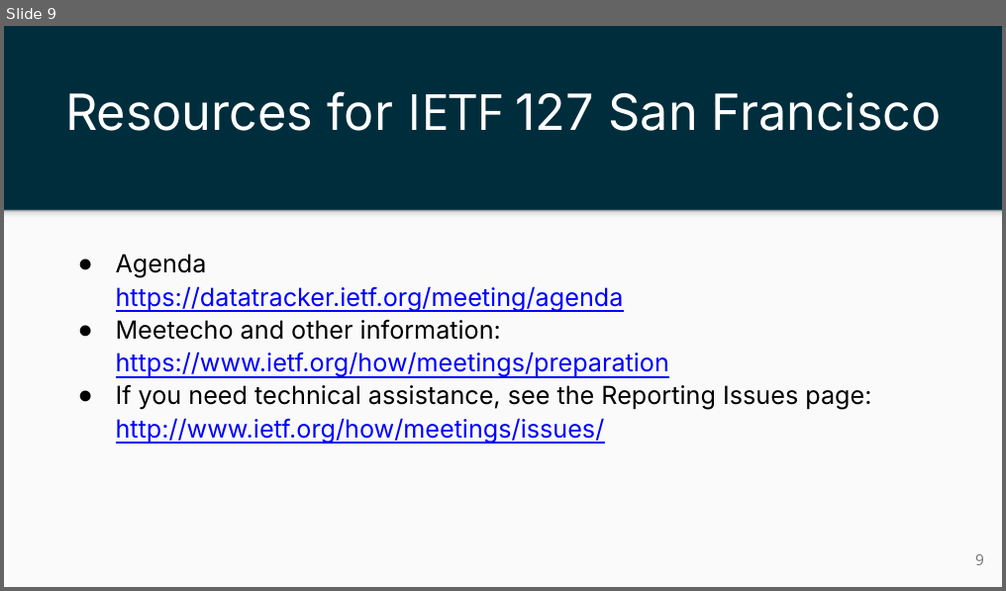
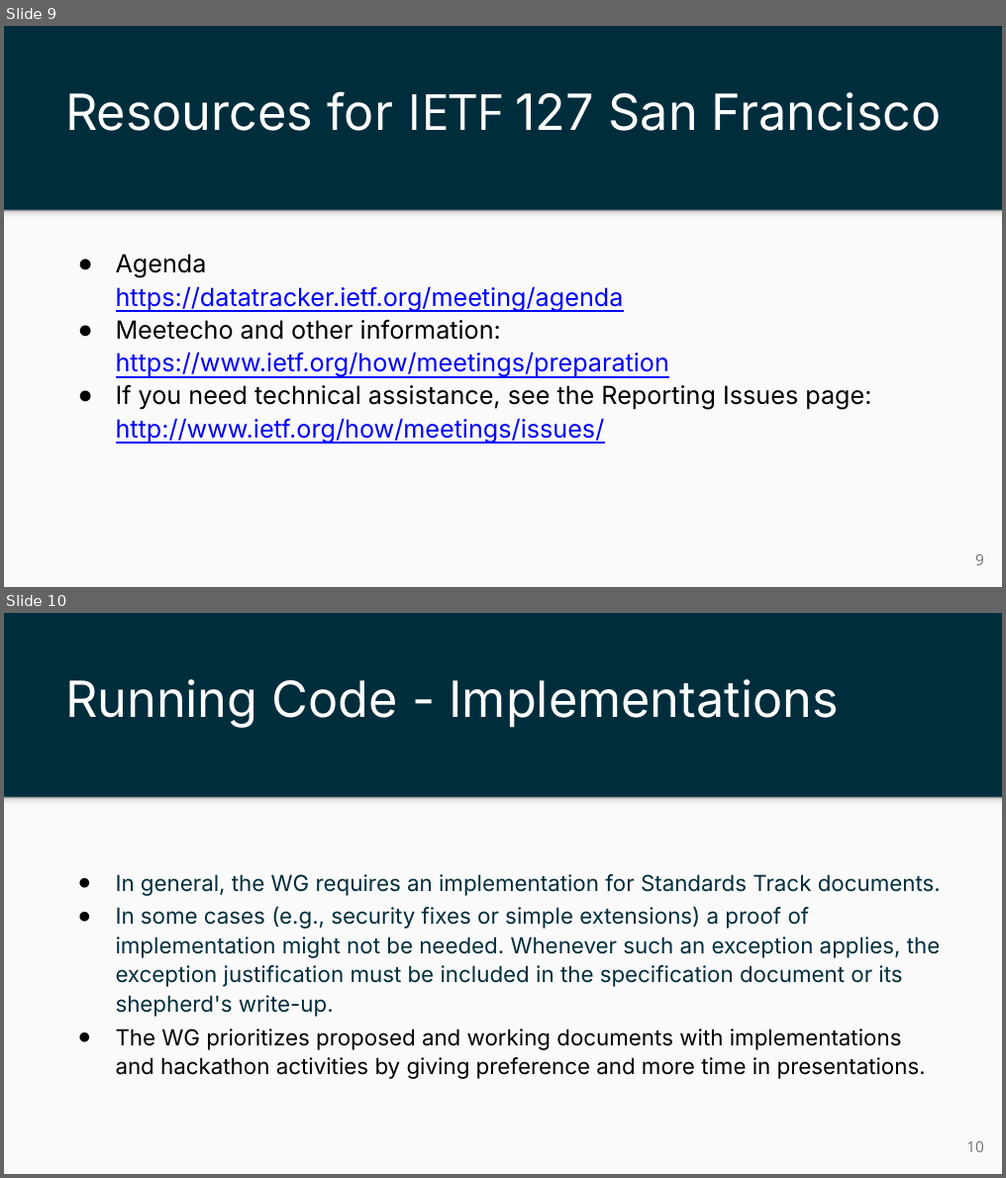
Before and after one commit to ietf-bpm-wg/meeting-materials, a slide deck: ietf127-SanFrancisco/slides/chair-slides-bpm1.pptx. Shown one above the other, each under a label of ours: slide 9 before the commit, slides 9 and 10 after it. The pictures are 1006x591 and 1006x1178 pixels, drawn with LibreOffice and Linux fonts; fonts in the diff are those of the drawing. Boxes give left, top, right and bottom in pixels: in the first picture for what was removed or moved away, otherwise in the second. Text is boxed around its words. In the diff, an @@ line names an element or a change of style, - is before the commit and + after.

Commit message:
running code

```diff
--- a/ietf127-SanFrancisco/slides/chair-slides-bpm1.pptx
+++ b/ietf127-SanFrancisco/slides/chair-slides-bpm1.pptx
@@ slide 10 added at (4, 613, 1002, 1174), background #002D3C; not listed: 2 template elements that a slide beside it also shows @@
@@ title added at (65, 679, 838, 728), 36 pt, text #FFFFFF @@
+Running Code - Implementations
@@ text added at (116, 874, 941, 1079), 16 pt, text #002D3C @@
+● In general, the WG requires an implementation for Standards Track documents.
+● In some cases (e.g., security fixes or simple extensions) a proof of implementation might not be needed. Whenever such an exception applies, the exception justification must be included in the specification document or its shepherd's write-up.
+● The WG prioritizes proposed and working documents with implementations and hackathon activities by giving preference and more time in presentations.
@@ page number added at (966, 1142, 984, 1153), 11 pt, text #737373 @@
+10
```
Also in this commit, not shown: 1 other file.
